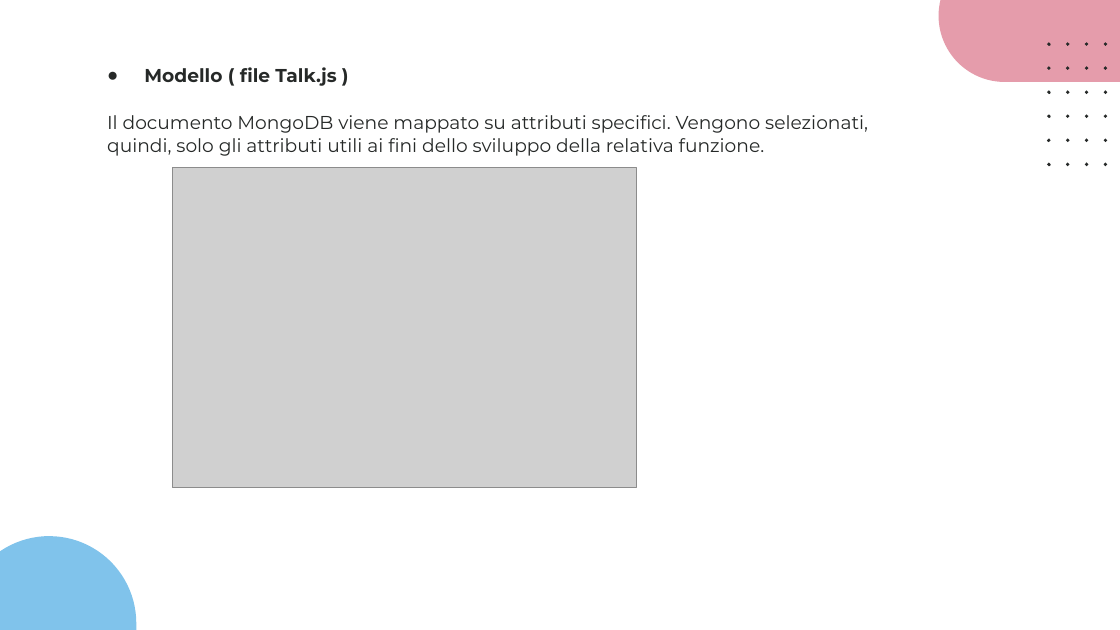
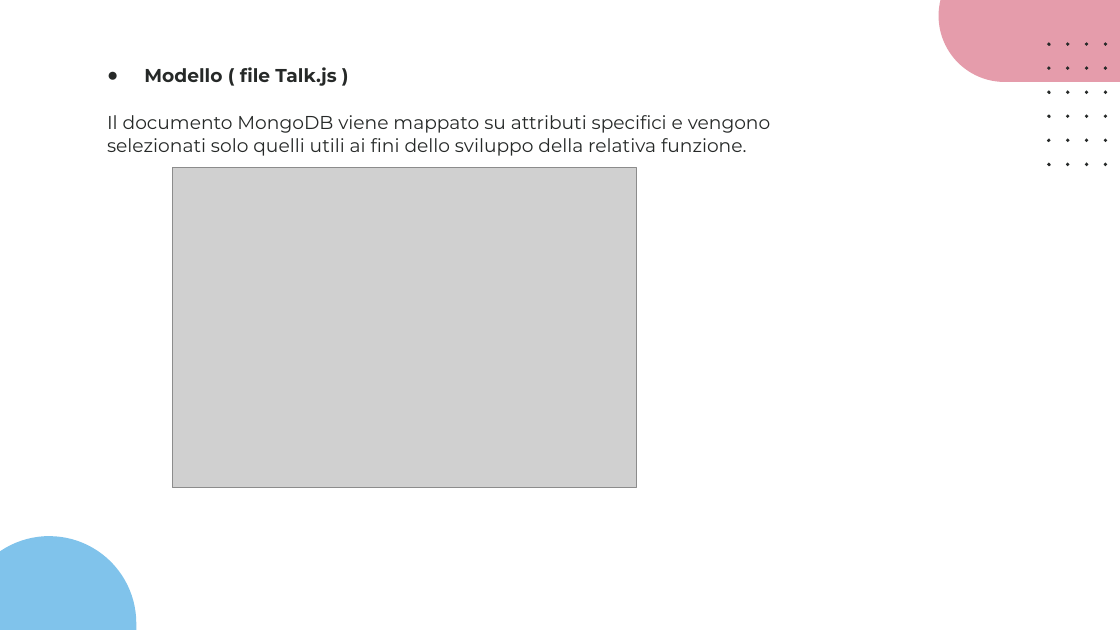
Before and after one commit to slocatelli30/CommuniTEDx, a slide deck: slide 28 of Progetto3.0/CommuniTEDx_3.0.pptx. Drawn at 1120x630 pixels with LibreOffice and Linux fonts; fonts in the diff are those of the drawing; grey boxes stand for pictures. Boxes give left, top, right and bottom in pixels: in the first picture for what was removed or moved away, otherwise in the second. Text is boxed around its words. In the diff, an @@ line names an element or a change of style, - is before the commit and + after.

```diff
--- a/Progetto3.0/CommuniTEDx_3.0.pptx
+++ b/Progetto3.0/CommuniTEDx_3.0.pptx
@@ text at box(107, 115, 771, 156): text changed @@
-Il documento MongoDB viene mappato su attributi specifici. Vengono selezionati, quindi, solo gli attributi utili ai fini dello sviluppo della relativa funzione.
+Il documento MongoDB viene mappato su attributi specifici e vengono selezionati solo quelli utili ai fini dello sviluppo della relativa funzione.
```
Also in this commit, not shown: 12 other slides changed, 1 other file.
